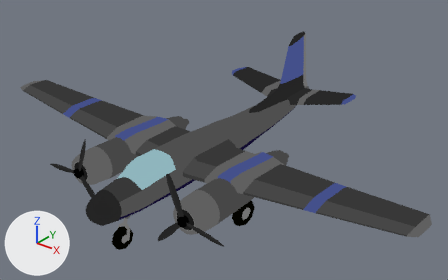
The Blender file aesthetic-flight-simulator/Planes/Douglas A26/Douglas A26.blend: old version first, new version second.
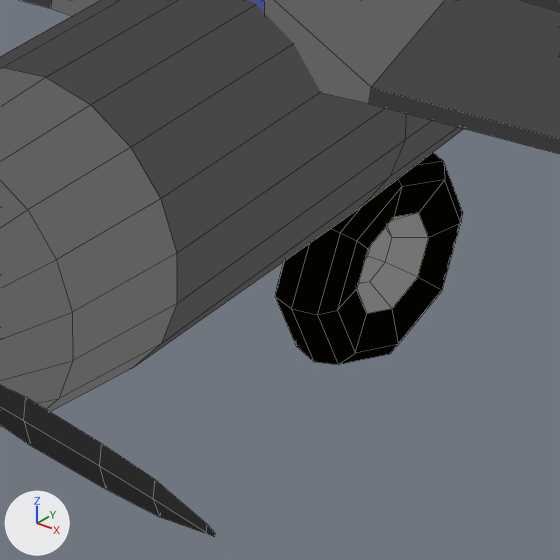
Old and new are each drawn whole from a camera (50 mm lens) standing at (4.48, -4.6, 4.15) and looking at (0.08, 0.89, 0.75) and again close up on the part from 44% to 59% of the width and 65% to 89% of the height. The lights are fixed; the arrows at lower left show +X, +Y and +Z. The close-ups show mesh edges as thin lines.

In view in the first close-up: 'Engines', 'Propeller Left', 'Wheels', 'Wings'.
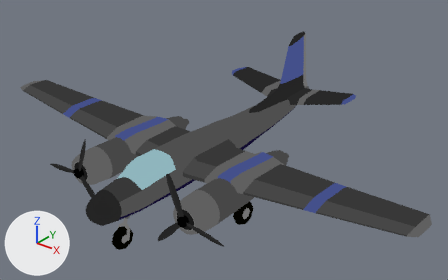
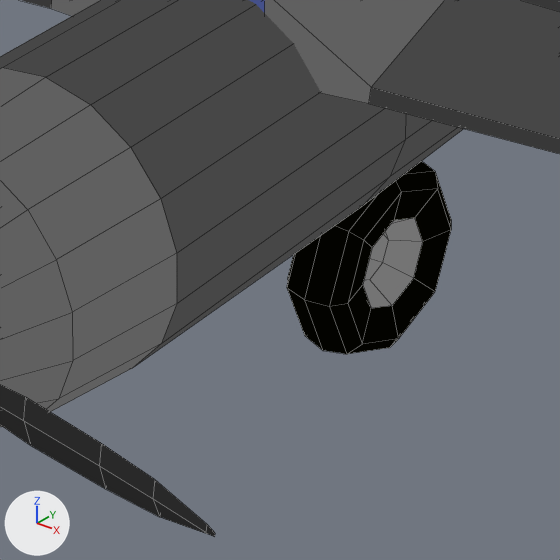
Edits to the scene script, one JSON object a line:
```json
{"op": "add", "block": "img_imphenziapixpal_basecolor_png_001", "code": ["img_imphenziapixpal_basecolor_png_001 = load_image('ImphenziaPixPal_BaseColor.png.001', 'ImphenziaPixPal_BaseColor.png', 128, 128, 'sRGB')"]}
{"op": "add", "block": "mat_pixpal_001", "code": ["mat_pixpal_001 = bpy.data.materials.new('Pixpal.001')", "# colours: grey #aeaca6, light grey #babecc", "# uses the picture img_imphenziapixpal_basecolor_png_001"]}
{"block": "me_cube", "where": "me_cube.from_pydata(...)  # 194 vertices, 175 faces; spans x 0.0..21.6, y -24.0..13.4, z 0.5..13.4"}
{"block": "me_cube", "where": "# used by ob_wheels; location = (0.0, 0.0, 0.0); scale = (0.0397, 0.0397, 0.0397)"}
{"op": "remove", "block": "me_cube", "code": "me_cube.materials.append(mat_pixpal)"}
{"block": "me_cube", "change": "me_cube part 1: the loose piece of 64 vertices spanning x 18.9..21.6, y 4.2..13.4, z 1.7..9.9 is scaled about its middle by (1, 0.839, 0.931), then moved by (0.0, -8.8, -13.2), in mat_pixpal_001"}
{"op": "add", "block": "me_cube", "code": "me_cube.materials.append(mat_pixpal_001)"}
{"op": "set", "path": "ob_wheels.location", "old": "(0.0, 0.0, 0.0)", "new": "(0.0, 0.351, 0.524)"}
```

Pixel boxes [x1, y1, x2, y2] of what changed, in the close-ups (560 x 560 px):
```json
{"object": "Wheels", "change": "reshaped, moved", "before": [275, 153, 463, 365], "after": [287, 161, 451, 354]}
```
